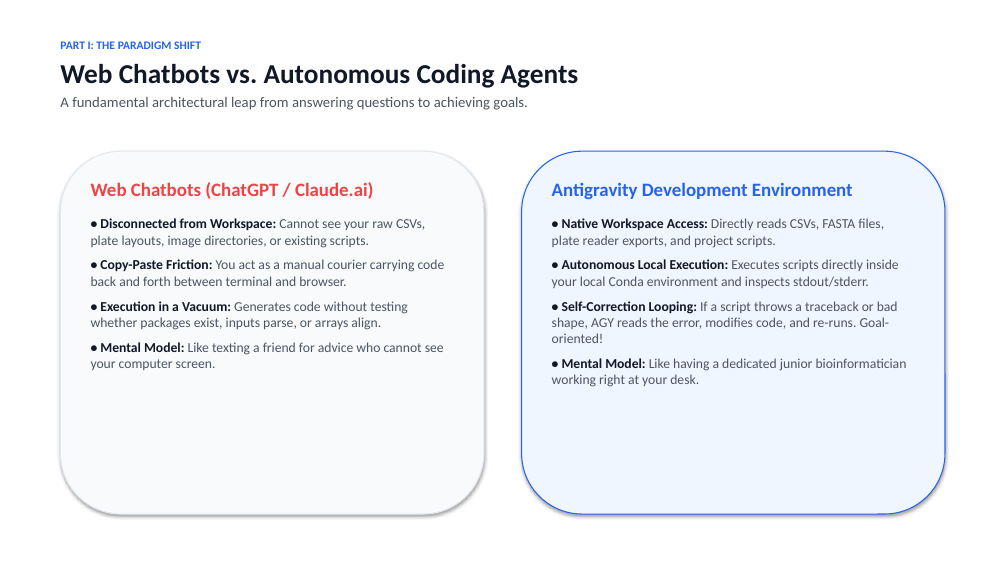
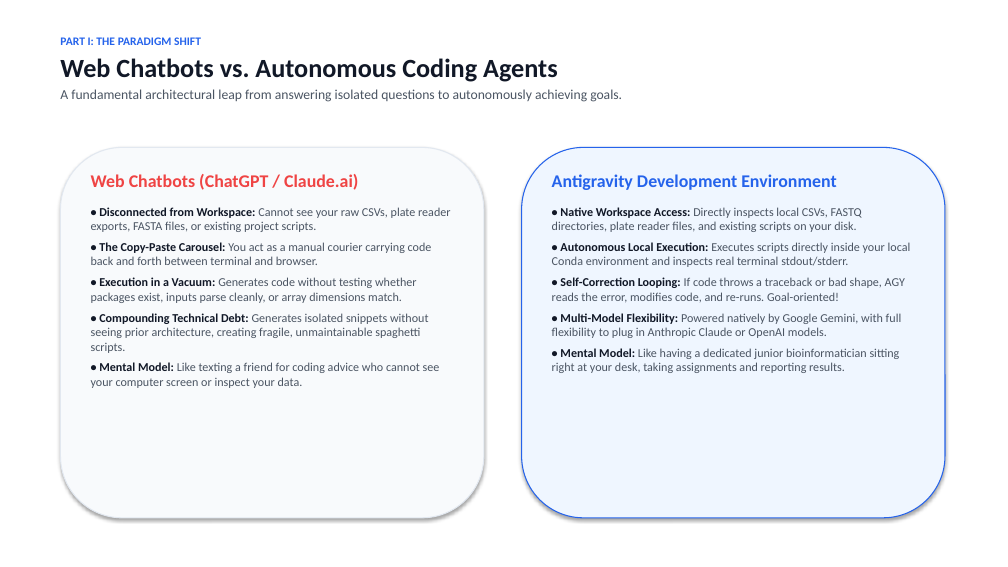
Before and after one commit to berman-lab/antigravity-intoduction-presentation, a slide deck: slide 3 of antigravity_lab_presentation.pptx. Drawn at 1008x567 pixels with LibreOffice and Linux fonts; fonts in the diff are those of the drawing. Boxes give left, top, right and bottom in pixels: in the first picture for what was removed or moved away, otherwise in the second. Text is boxed around its words. In the diff, an @@ line names an element or a change of style, - is before the commit and + after.

```diff
--- a/antigravity_lab_presentation.pptx
+++ b/antigravity_lab_presentation.pptx
@@ text at (60, 37, 558, 82): size 26 to 25 pt in "Web Chatbots vs. Autonomous Coding Agents"; less space between paragraphs @@
@@ text at (60, 89, 622, 102): text changed; size 14 to 13 pt @@
-A fundamental architectural leap from answering questions to achieving goals.
+A fundamental architectural leap from answering isolated questions to autonomously achieving goals.
@@ rounded rectangle: place and size @@
-rounded rectangle at (60, 151, 484, 514)
+rounded rectangle at (60, 147, 484, 518)
@@ rounded rectangle: place and size @@
-rounded rectangle at (522, 151, 945, 514)
+rounded rectangle at (522, 147, 945, 518)
@@ text "Web Chatbots (ChatGPT / Claude.ai)": place and size @@
-text "Web Chatbots (ChatGPT / Claude.ai)" at (91, 182, 445, 370)
+text "Web Chatbots (ChatGPT / Claude.ai)" at (91, 174, 450, 388)
@@ text at (91, 174, 358, 190): size 18 to 17 pt in "Web Chatbots (ChatGPT / Claude.ai)"; less space between paragraphs @@
@@ text "Antigravity Development Environment": place and size @@
-text "Antigravity Development Environment" at (552, 182, 907, 387)
+text "Antigravity Development Environment" at (552, 174, 911, 373)
@@ text at (552, 174, 836, 190): size 18 to 17 pt in "Antigravity Development Environment"; less space between paragraphs @@
@@ text at (91, 207, 450, 388): text changed; size 13 to 11.5 pt @@
-• Disconnected from Workspace: Cannot see your raw CSVs, plate layouts, image directories, or existing scripts.
-• Copy-Paste Friction: You act as a manual courier carrying code back and forth between terminal and browser.
-• Execution in a Vacuum: Generates code without testing whether packages exist, inputs parse, or arrays align.
-• Mental Model: Like texting a friend for advice who cannot see your computer screen.
+• Disconnected from Workspace: Cannot see your raw CSVs, plate reader exports, FASTA files, or existing project scripts.
+• The Copy-Paste Carousel: You act as a manual courier carrying code back and forth between terminal and browser.
+• Execution in a Vacuum: Generates code without testing whether packages exist, inputs parse cleanly, or array dimensions match.
+• Compounding Technical Debt: Generates isolated snippets without seeing prior architecture, creating fragile, unmaintainable spaghetti scripts.
+• Mental Model: Like texting a friend for coding advice who cannot see your computer screen or inspect your data.
@@ text at (552, 207, 911, 373): text changed; size 13 to 11.5 pt @@
-• Native Workspace Access: Directly reads CSVs, FASTA files, plate reader exports, and project scripts.
-• Autonomous Local Execution: Executes scripts directly inside your local Conda environment and inspects stdout/stderr.
-• Self-Correction Looping: If a script throws a traceback or bad shape, AGY reads the error, modifies code, and re-runs. Goal-oriented!
-• Mental Model: Like having a dedicated junior bioinformatician working right at your desk.
+• Native Workspace Access: Directly inspects local CSVs, FASTQ directories, plate reader files, and existing scripts on your disk.
+• Autonomous Local Execution: Executes scripts directly inside your local Conda environment and inspects real terminal stdout/stderr.
+• Self-Correction Looping: If code throws a traceback or bad shape, AGY reads the error, modifies code, and re-runs. Goal-oriented!
+• Multi-Model Flexibility: Powered natively by Google Gemini, with full flexibility to plug in Anthropic Claude or OpenAI models.
+• Mental Model: Like having a dedicated junior bioinformatician sitting right at your desk, taking assignments and reporting results.
```
Also in this commit, not shown: 10 other slides changed, 17 slides added, 7 slides removed, 1 other file.
